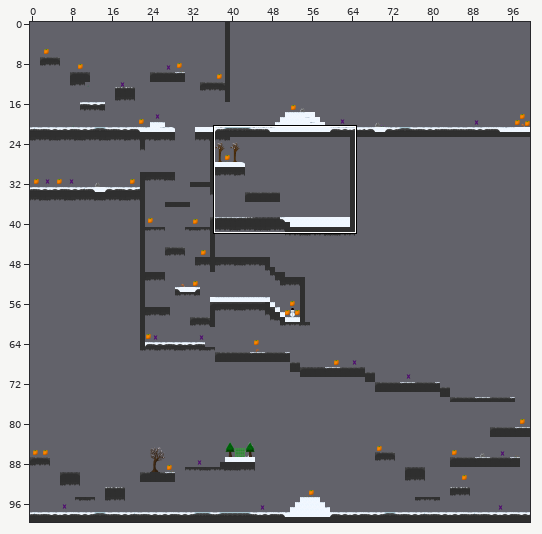
Tiled map -- Game/assets/Levels/level3/level3.tmx. Above: a wide view before the commit, with the close-up outlined.
Close-up. Old version:
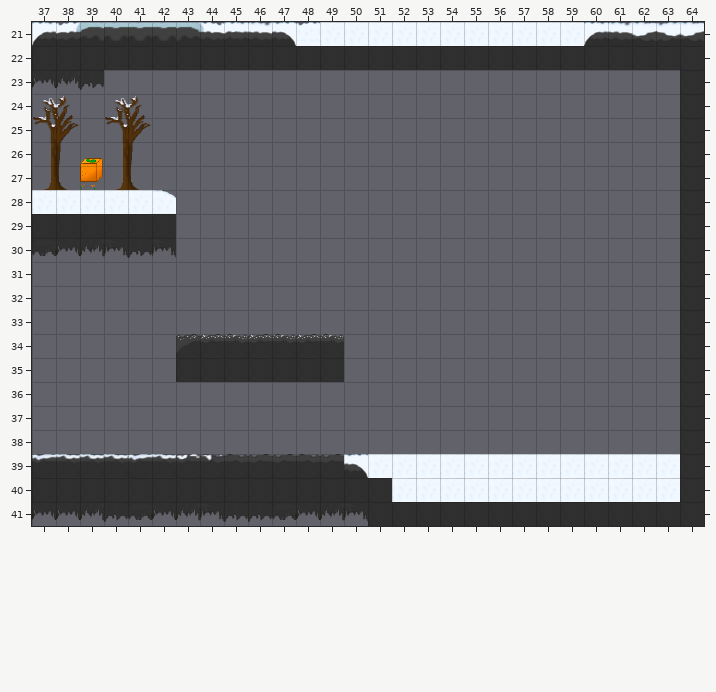
Cells are 32x32 px. Shown: x 37..64, y 21..41. The commit also changed other parts of the map, which this record leaves out.
And afterwards:
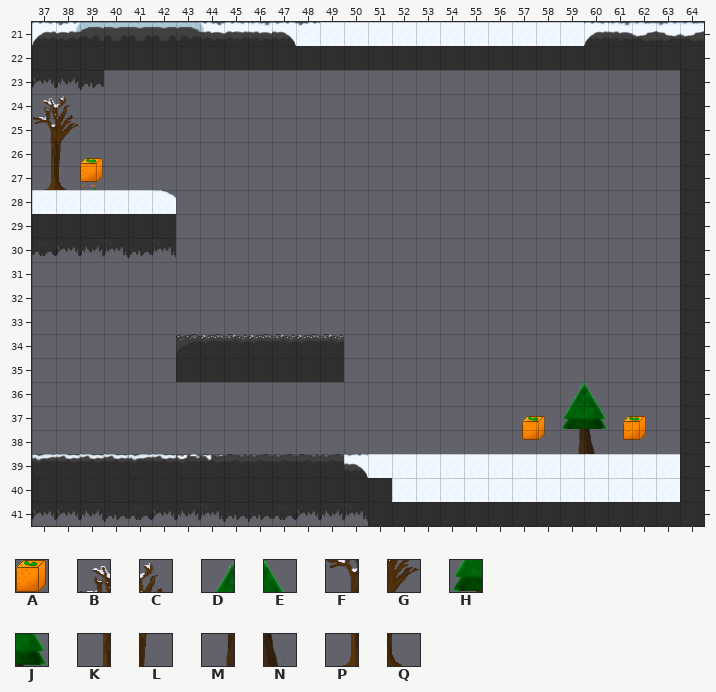
Key: from "orange": A 0; from "trees snow objects": B 0, C 1, D 5, E 6, F 10, G 11, H 15, J 16, K 20, L 21, M 25, N 26, P 30, Q 31.
_ is an empty cell.
Objects are placed by their top-left corner, in cells (3,4 is the top-left corner of cell 3,4); size is 1x1 cell unless given.
Difference:
Layer "blocked-layer":
y 24: x 40..41 BC -> __
y 25: x 40..41 FG -> __
y 26: x 40..41 KL -> __
y 27: x 40..41 PQ -> __
y 36: x 59..60 __ -> DE
y 37: x 59..60 __ -> HJ
y 38: x 59..60 __ -> MN
Layer "object-layer":
added: A at 61.6,37.4
added: A at 57.4,37.4
Pixel boxes of the changes (left, top, right, bottom) in both close-ups:
removed: (105, 96, 152, 190)
added: (562, 382, 607, 454)
added: (522, 416, 545, 440)
added: (623, 416, 646, 440)
